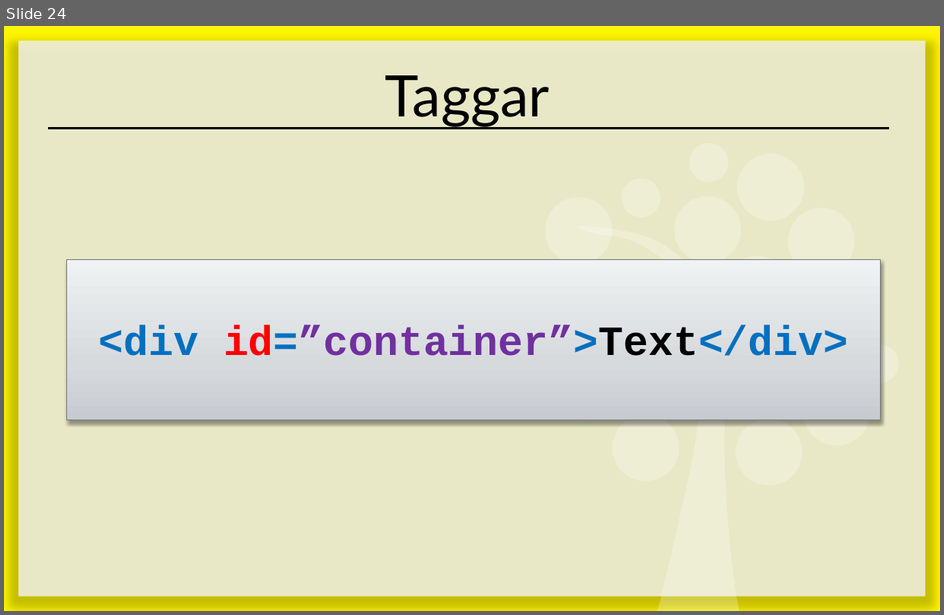
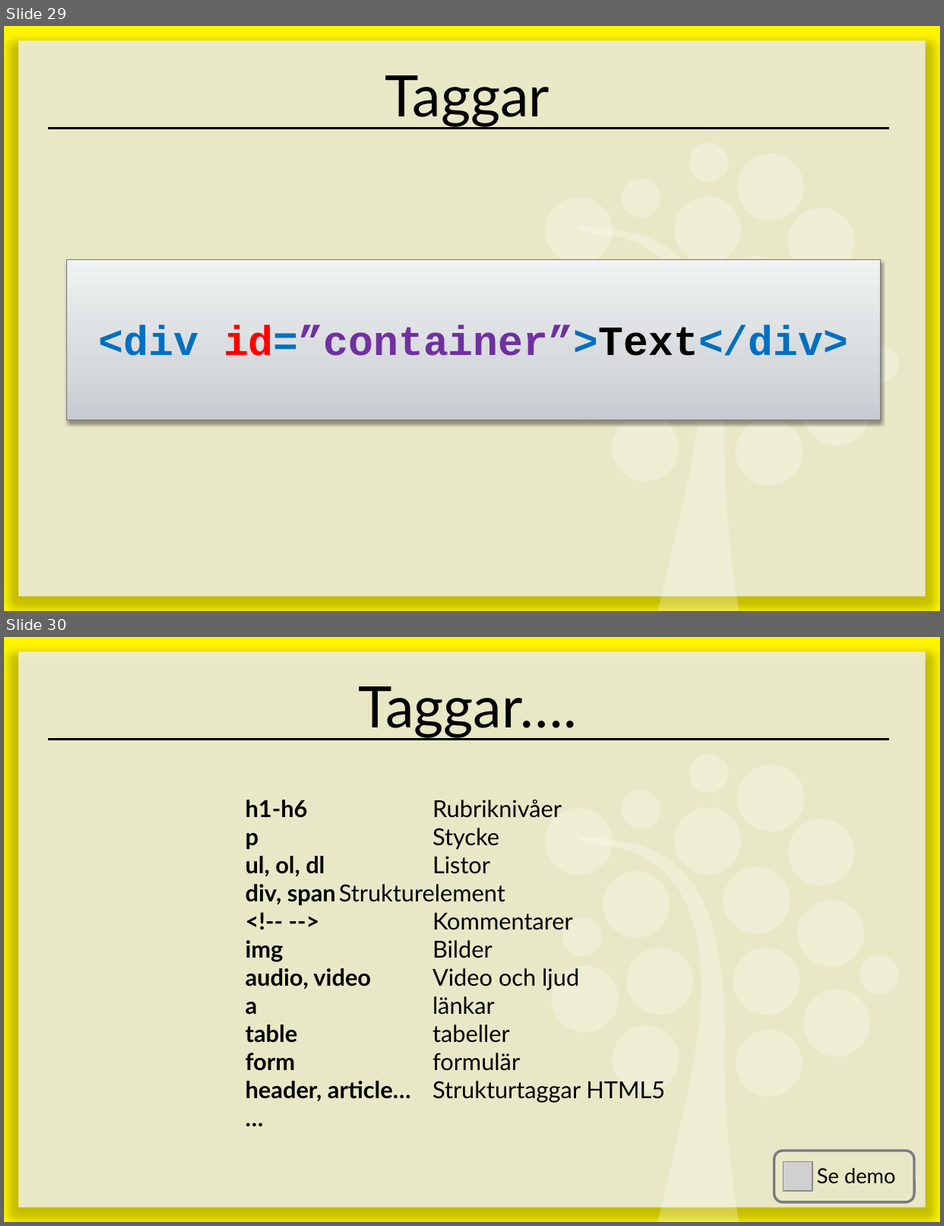
Before and after one commit to 1ik415/Kursmaterial, a slide deck: Föreläsningar/F02 - HTML.pptx. Shown one above the other, each under a label of ours: slide 24 before the commit, slides 29 and 30 after it. The pictures are 944x615 and 944x1226 pixels, drawn with LibreOffice and Linux fonts; fonts in the diff are those of the drawing; grey boxes stand for pictures. Boxes give left, top, right and bottom in pixels: in the first picture for what was removed or moved away, otherwise in the second. Text is boxed around its words. In the diff, an @@ line names an element or a change of style, - is before the commit and + after.

```diff
--- a/Föreläsningar/F02 - HTML.pptx
+++ b/Föreläsningar/F02 - HTML.pptx
@@ slide 30 added at box(4, 637, 940, 1222), background #FFFFFF; not listed: 21 template elements that a slide beside it also shows @@
@@ title added at box(358, 686, 577, 738), 44 pt, text #000000 @@
+Taggar….
@@ text added at box(246, 800, 665, 1103), 18 pt, text #000000 @@
+h1-h6 Rubriknivåer
+p Stycke
+ul, ol, dl Listor
+div, span Strukturelement
+<!-- --> Kommentarer
+img Bilder
+audio, video Video och ljud
+a länkar
+table tabeller
+form formulär
+header, article… Strukturtaggar HTML5
+…
@@ rounded rectangle added at box(775, 1151, 915, 1202), outline #777C84 2 pt @@
@@ picture added at box(783, 1161, 812, 1190) @@
@@ text added at box(817, 1168, 896, 1184), 16 pt, text #000000 @@
+Se demo
@@ what was slide 24 is now slide 29 @@
```
Also in this commit, not shown: 3 slides changed, 1 slide removed, 1 other file.
